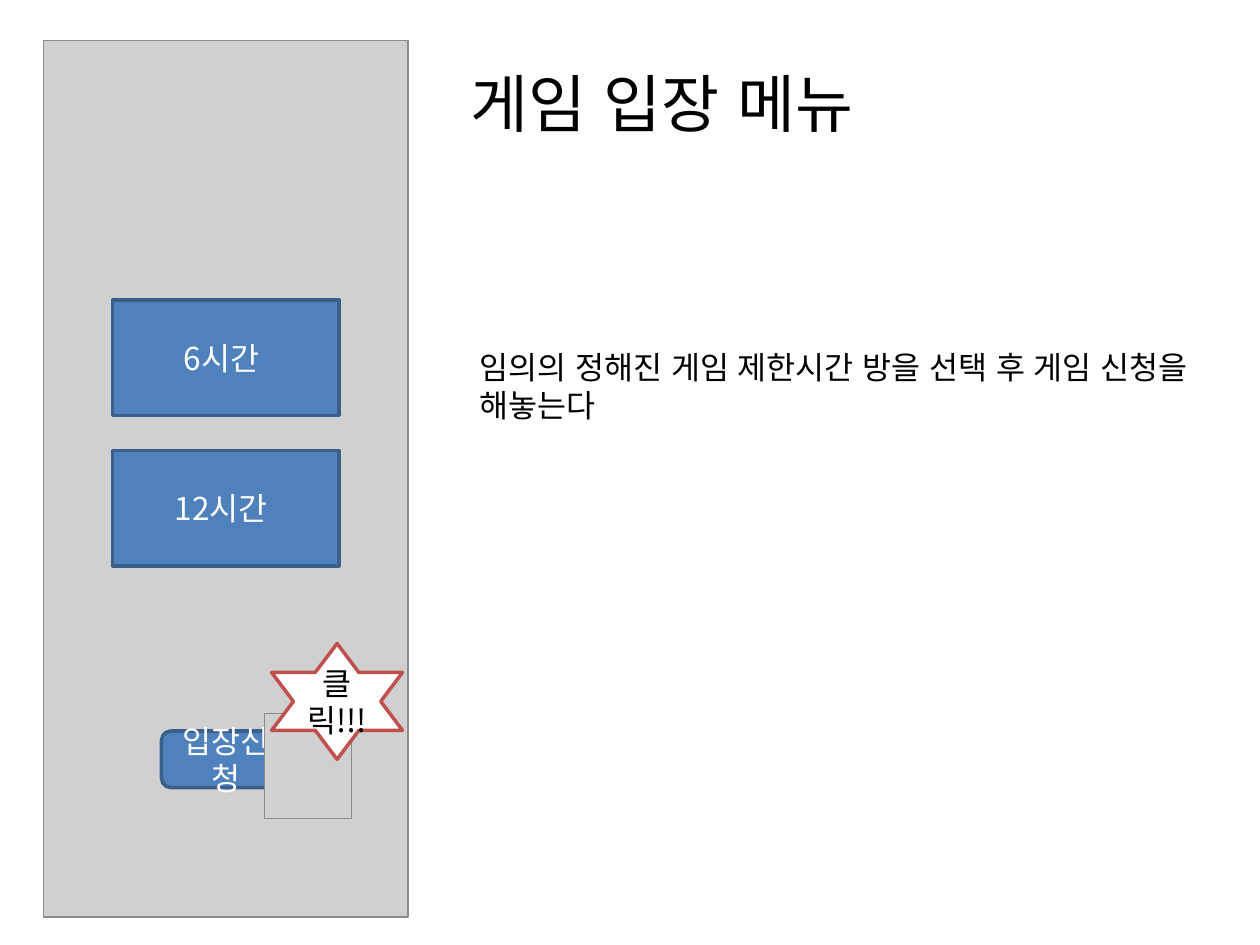
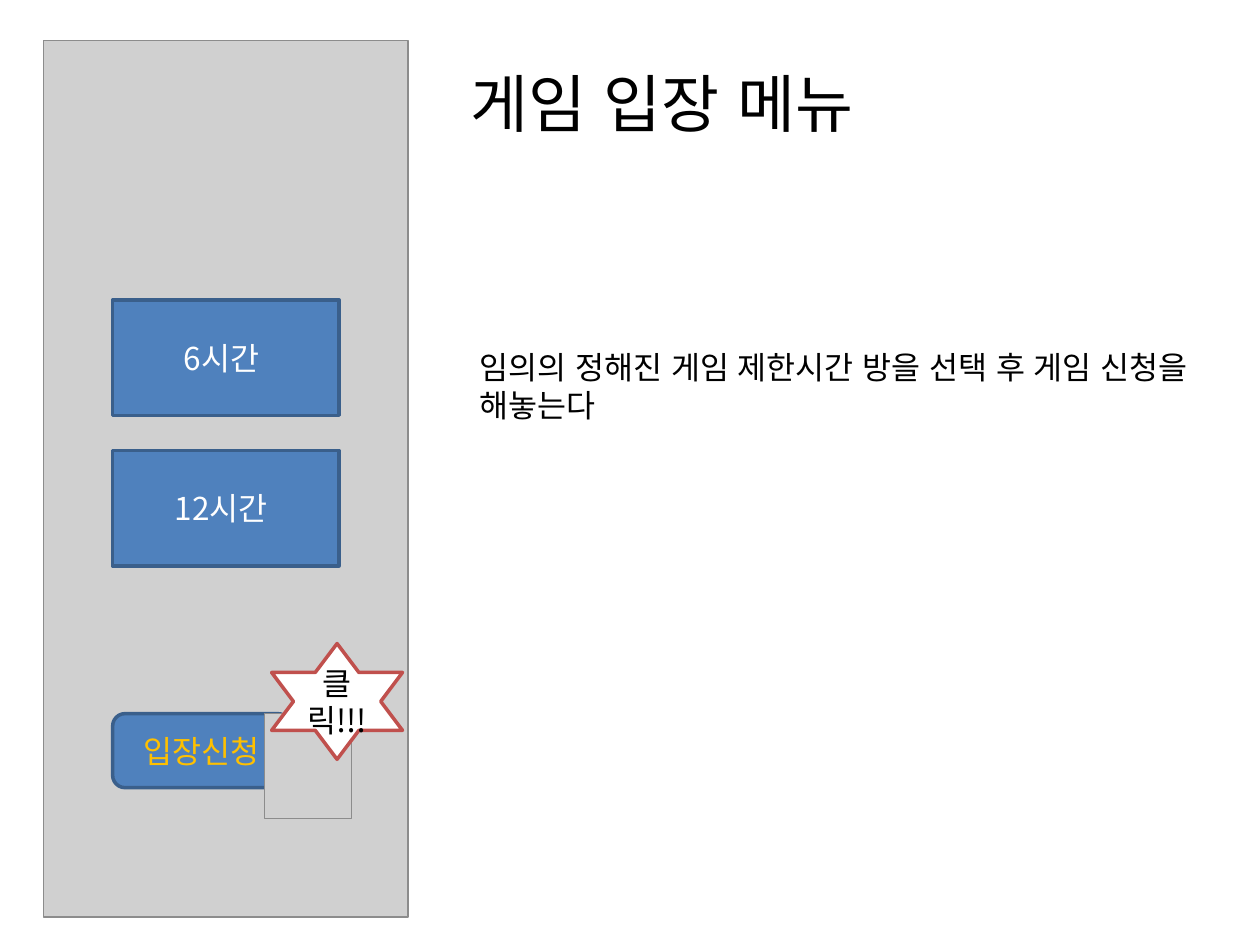
Before and after one commit to Pacman18/Plan, a slide deck: slide 4 of Take게임플로우.pptx. Drawn at 1260x945 pixels with LibreOffice and Linux fonts; fonts in the diff are those of the drawing; grey boxes stand for pictures. Boxes give left, top, right and bottom in pixels: in the first picture for what was removed or moved away, otherwise in the second. Text is boxed around its words. In the diff, an @@ line names an element or a change of style, - is before the commit and + after.

```diff
--- a/Take게임플로우.pptx
+++ b/Take게임플로우.pptx
@@ rounded rectangle "입장신청": place and size @@
-rounded rectangle "입장신청" at box(161, 731, 290, 788)
+rounded rectangle "입장신청" at box(112, 713, 290, 788)
@@ rounded rectangle "입장신청" at box(112, 713, 290, 788): text colour #FFFFFF to #FFC000 @@
```
Also in this commit, not shown: 11 other slides changed, 7 slides added.
